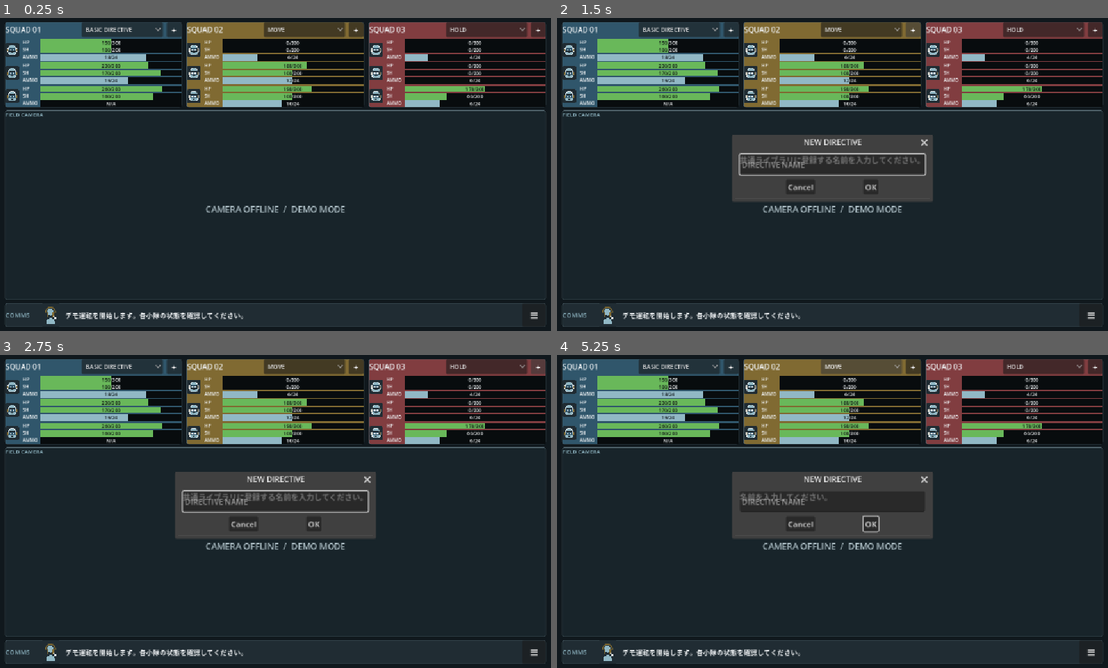
Above: before the commit, frames 1-4 (two rows, left to right).
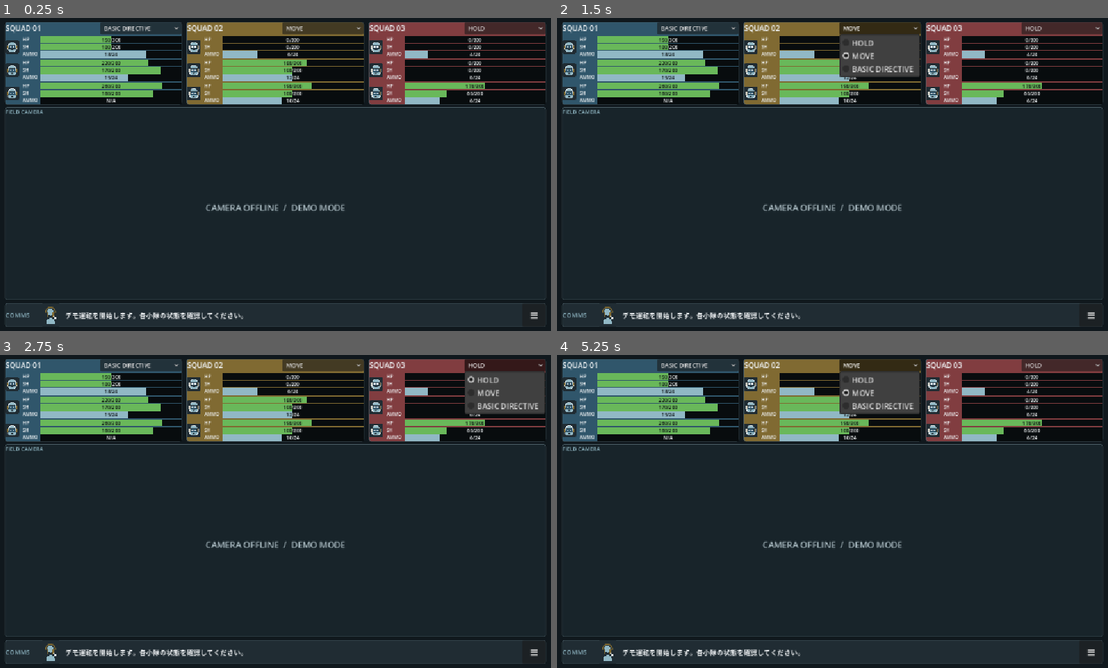
Above: after the commit, the same moments.

Repository: TakutoMiura/mate-prototype
Game: Godot game, scene res://Scenes/combat_hud.tscn
The game is run twice, just before and just after one commit, with the same random seed, the same clock (stepped at 60 frames per second) and the same inputs.
Inputs (mouse positions are in pixels of both pictures, inside the frame that each line leads up to):
- Up to frame 1 (0.25 s): no input
- Up to frame 2 (1.5 s): click (733, 30) at 0.5 s, where only the run before the commit has a clickable "+"; click (915, 30) at 1.25 s, where only the run before the commit has a clickable "+"
- Up to frame 3 (2.75 s): click (539, 367) at 2 s, where only the run before the commit has a clickable "+"
- Up to frame 4 (5.25 s): click (871, 524) at 2.75 s, where only the run before the commit has a clickable "OK"; click (871, 524) at 3.5 s, where only the run before the commit has a clickable "OK"; click "BASIC DIRECTIVE" at 4.25 s; click "MOVE" at 5 s

The runs differ from the first frame. In frame 1, 11% of the frame differs, in the area x 1-99%, y 1-63%; in frame 2, 18%; in frame 3, 18%; in frame 4, 18%.

Commit message:
Remove directive registration from battlefield HUD

Diff:
--- a/Scripts/UI/combat_hud.gd
+++ b/Scripts/UI/combat_hud.gd
@@ -14,8 +14,6 @@
 var _squad_row: HBoxContainer
 var _camera_status_label: Label
 var _communication_panel: CommunicationPanel
-var _directive_name_dialog: ConfirmationDialog
-var _directive_name_input: LineEdit
 
 
 func _ready() -> void:
@@ -117,21 +115,6 @@
 
 	_communication_panel = CommunicationPanel.new()
 	layout.add_child(_communication_panel)
-	_build_directive_name_dialog()
-
-
-func _build_directive_name_dialog() -> void:
-	_directive_name_dialog = ConfirmationDialog.new()
-	_directive_name_dialog.title = "NEW DIRECTIVE"
-	_directive_name_dialog.dialog_text = "共通ライブラリに登録する名前を入力してください。"
-	_directive_name_dialog.confirmed.connect(_on_directive_name_confirmed)
-	add_child(_directive_name_dialog)
-
-	_directive_name_input = LineEdit.new()
-	_directive_name_input.placeholder_text = "DIRECTIVE NAME"
-	_directive_name_input.custom_minimum_size = Vector2(320, 0)
-	_directive_name_input.size_flags_horizontal = Control.SIZE_EXPAND_FILL
-	_directive_name_dialog.add_child(_directive_name_input)
 
 
 func _refresh_squad_panels() -> void:
@@ -146,7 +129,6 @@
 		panel.size_flags_vertical = Control.SIZE_EXPAND_FILL
 		panel.squad_selected.connect(_on_squad_selected)
 		panel.order_requested.connect(_on_order_requested)
-		panel.directive_creation_requested.connect(_on_directive_creation_requested)
 		_squad_row.add_child(panel)
 		panel.set_squad_data(squad, squad.squad_number == _selected_squad, directive_library)
 
@@ -164,26 +146,6 @@
 			squad.active_order_id = order_id
 			break
 	squad_order_change_requested.emit(squad_number, order_id)
-
-
-func _on_directive_creation_requested(_squad_number: int) -> void:
-	_directive_name_input.text = ""
-	_directive_name_dialog.dialog_text = "共通ライブラリに登録する名前を入力してください。"
-	_directive_name_dialog.popup_centered()
-	_directive_name_input.grab_focus.call_deferred()
-
-
-func _on_directive_name_confirmed() -> void:
-	var directive_name := _directive_name_input.text.strip_edges()
-	if directive_name.is_empty():
-		_directive_name_dialog.dialog_text = "名前を入力してください。"
-		_directive_name_dialog.popup_centered.call_deferred()
-		return
-	if directive_library.register_directive(directive_name) == null:
-		_directive_name_dialog.dialog_text = "同じ名前のDIRECTIVEが既にあります。別の名前を入力してください。"
-		_directive_name_dialog.popup_centered.call_deferred()
-		return
-	_refresh_squad_panels()
 
 
 func _panel_style(color: Color) -> StyleBoxFlat:
--- a/Scripts/UI/squad_panel.gd
+++ b/Scripts/UI/squad_panel.gd
@@ -3,7 +3,6 @@
 
 signal squad_selected(squad_number: int)
 signal order_requested(squad_number: int, order_id: String)
-signal directive_creation_requested(squad_number: int)
 
 const MATE_ICON := preload("res://Assets/mate_face_placeholder.svg")
 const PANEL_SURFACE := Color("#202C33")
@@ -92,14 +91,6 @@
 	if not _inactive:
 		_order_selector.select(_order_ids.find(_data.active_order_id))
 	header.add_child(_order_selector)
-
-	var add_directive_button := Button.new()
-	add_directive_button.text = "+"
-	add_directive_button.tooltip_text = "共通ライブラリにDIRECTIVEを追加"
-	add_directive_button.custom_minimum_size = Vector2(30, 0)
-	add_directive_button.disabled = _inactive
-	add_directive_button.pressed.connect(_on_add_directive_pressed)
-	header.add_child(add_directive_button)
 
 	if _inactive:
 		var no_unit := Label.new()
@@ -190,9 +181,3 @@
 	if _inactive or index < 0 or index >= _order_ids.size():
 		return
 	order_requested.emit(_data.squad_number, _order_ids[index])
-
-
-func _on_add_directive_pressed() -> void:
-	if _inactive or _data == null:
-		return
-	directive_creation_requested.emit(_data.squad_number)
Not shown, changed: Documents/ACCEPTANCE_TESTS.md
Not shown, changed: Documents/UI_DESIGN.md
